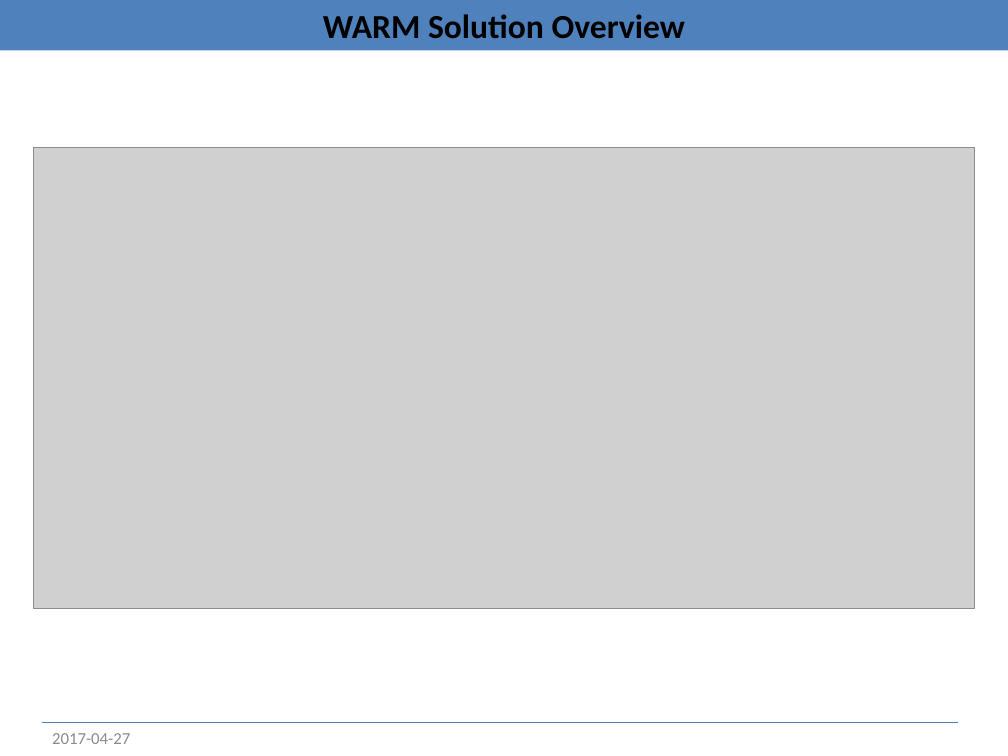
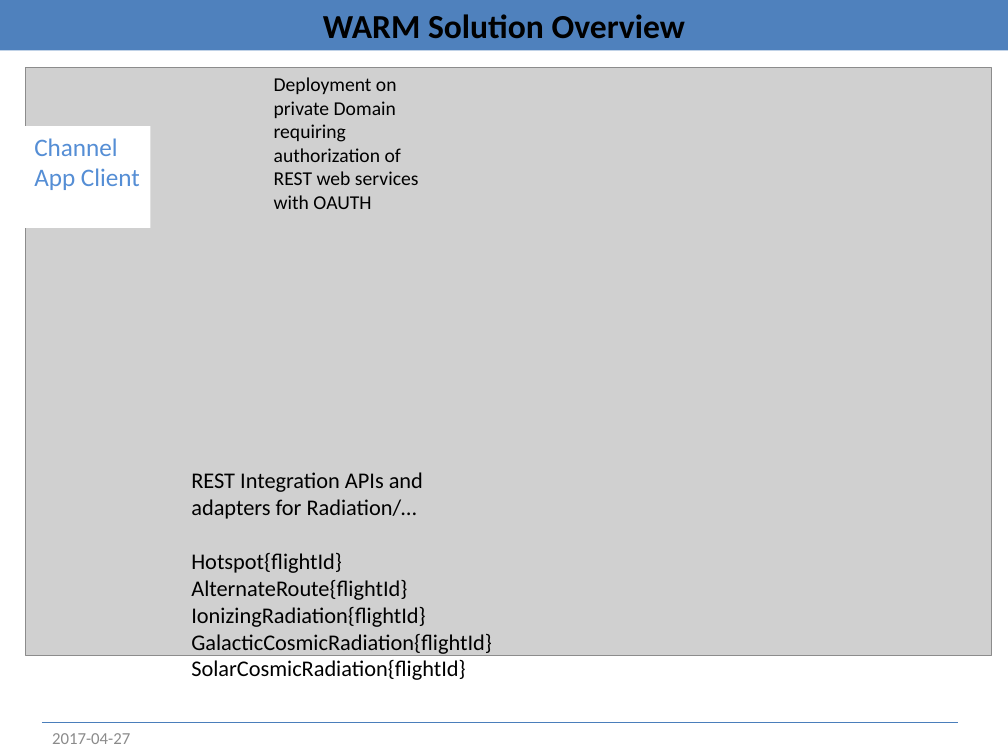
Before and after one commit to JohanneBordeleau/SpaceApp2017, a slide deck: slide 6 of res/SpaceApps.pptx (slide 3 before the commit). Drawn at 1008x756 pixels with LibreOffice and Linux fonts; fonts in the diff are those of the drawing; grey boxes stand for pictures. Boxes give left, top, right and bottom in pixels: in the first picture for what was removed or moved away, otherwise in the second. Text is boxed around its words. In the diff, an @@ line names an element or a change of style, - is before the commit and + after.

```diff
--- a/res/SpaceApps.pptx
+++ b/res/SpaceApps.pptx
@@ picture: place and size @@
-picture at (33,148,975,609)
+picture at (25,68,991,655)
@@ text added at (274,77,419,209), 14 pt, text #000000 @@
+Deployment on private Domain requiring authorization of REST web services with OAUTH
@@ rectangle added at (24,126,150,228), fill #FFFFFF, 18 pt, text #558ED5 @@
+Channel App Client
@@ text added at (191,472,492,680), 16 pt, text #000000 @@
+REST Integration APIs and adapters for Radiation/…
+Hotspot{flightId}
+AlternateRoute{flightId}
+IonizingRadiation{flightId}
+GalacticCosmicRadiation{flightId}
+SolarCosmicRadiation{flightId}
```
Also in this commit, not shown: 5 other slides changed, 2 slides added, 1 slide removed.
